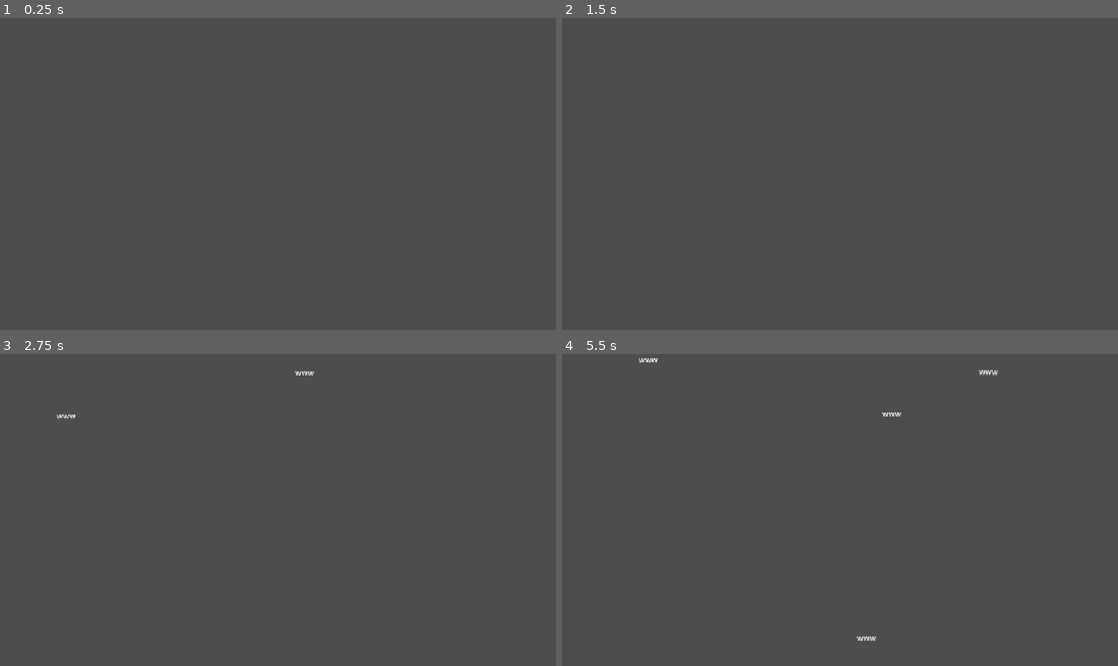
Above: before the commit, frames 1-4 (two rows, left to right).
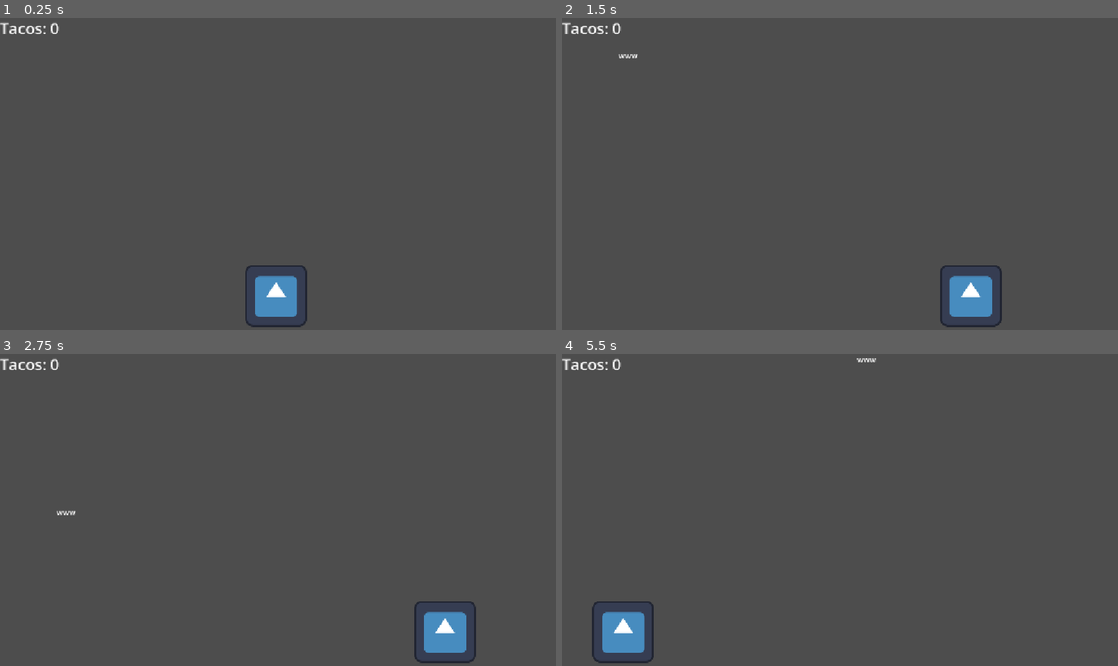
Above: after the commit, the same moments.

Repository: mubixd69-ux/Untitilidy
Game: Godot game, scene res://scenes/main.tscn
The game is run twice, just before and just after one commit, with the same random seed, the same clock (stepped at 60 frames per second) and the same inputs. The engine's default icon, where the game draws it, is replaced by a stand-in: a white triangle on a blue panel in a dark square.
Inputs:
- Up to frame 1 (0.25 s): no input
- Up to frame 2 (1.5 s): tap Enter at 0.5 s; hold Right (ui_right) 0.53-1.28 s; hold Left (ui_left) from 1.28 s (still down)
- Up to frame 3 (2.75 s): release Left (ui_left) at 2.03 s; hold Right (ui_right) from 2.03 s (still down)
- Up to frame 4 (5.5 s): release Right (ui_right) at 3.53 s; hold Left (ui_left) from 3.53 s (still down)

The runs differ from the first frame. In frame 1, 1.4% of the frame differs, in the area x 0-56%, y 1-100%; in frame 2, 1.5%; in frame 3, 1.6%; in frame 4, 1.7%, in the area x 0-79%, y 1-100%.

Commit message:
Tuned the taco spawn

Diff:
--- a/scenes/main.tscn
+++ b/scenes/main.tscn
@@ -1,8 +1,21 @@
 [gd_scene format=3 uid="uid://ciqukdn3f4v00"]
 
 [ext_resource type="Script" uid="uid://ckt0rxvitvgj5" path="res://scripts/spawner.gd" id="1_0wfyh"]
+[ext_resource type="PackedScene" uid="uid://clkgu8jwn7caf" path="res://scenes/bag.tscn" id="2_0wfyh"]
+[ext_resource type="PackedScene" uid="uid://cc4o3k0ti6iyk" path="res://scenes/hud.tscn" id="3_sugp2"]
 
 [node name="main" type="Node2D" unique_id=879004149]
 
-[node name="TacoSpawner" type="Node2D" parent="." unique_id=1261658961]
+[node name="TacoSpawner" type="Node2D" parent="." unique_id=1261658961 node_paths=PackedStringArray("bag")]
 script = ExtResource("1_0wfyh")
+bag = NodePath("../Bag")
+
+[node name="Bag" parent="." unique_id=1964959240 node_paths=PackedStringArray("hud") instance=ExtResource("2_0wfyh")]
+position = Vector2(572, 577)
+hud = NodePath("../HUD")
+
+[node name="HUD" parent="." unique_id=846193636 instance=ExtResource("3_sugp2")]
+offset_left = -6.0
+offset_top = -4.0
+offset_right = -6.0
+offset_bottom = -4.0
--- a/scripts/spawner.gd
+++ b/scripts/spawner.gd
@@ -2,22 +2,27 @@
 
 const TACO = preload("uid://oyjm4g70q2t7")
 
-func spawn_tacos():
-			var taco = TACO.instantiate()
-			taco.position = Vector2(
-			randf_range(50, 1150),
-			randf_range(-500, 0))
-			add_child(taco)
+@export var bag: Area2D
 
+func _ready() -> void:
+	spawn_tacos()
 
-# Called when the node enters the scene tree for the first time.
-func _ready() -> void:
-	var timer =Timer.new()
-	timer.wait_time = 1
-	timer.timeout.connect(spawn_tacos)
-	add_child(timer)
-	timer.start()
+func spawn_tacos() -> void:
+	var taco = TACO.instantiate()
+	taco.position = Vector2(
+		randf_range(50, 1150),
+		randf_range(-500, 0)
+	)
 
-# Called every frame. 'delta' is the elapsed time since the previous frame.
-func _process(delta: float) -> void:
-	pass
+	taco.missed.connect(_on_taco_missed)
+	taco.tree_exited.connect(_on_taco_despawned)
+	add_child(taco)
+
+func _on_taco_missed() -> void:
+	if bag and bag.has_method("reset_combo"):
+		bag.reset_combo()
+
+func _on_taco_despawned() -> void:
+	var random_delay = randf_range(0.1, 1.2)
+	await get_tree().create_timer(random_delay).timeout
+	spawn_tacos()
